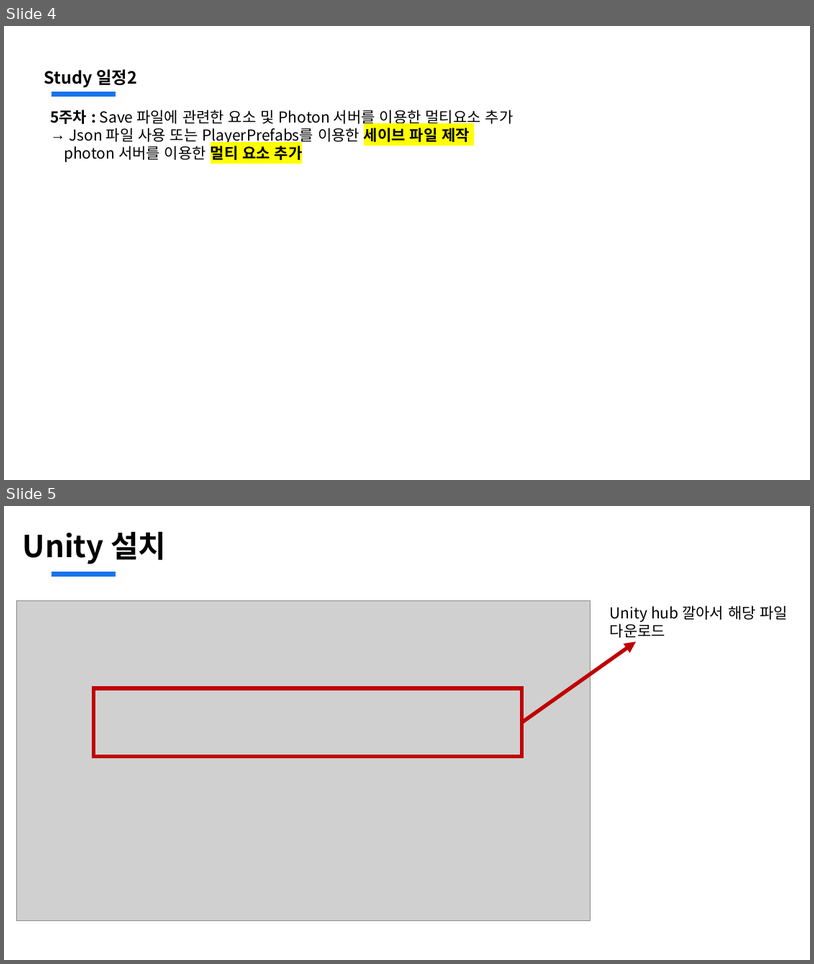
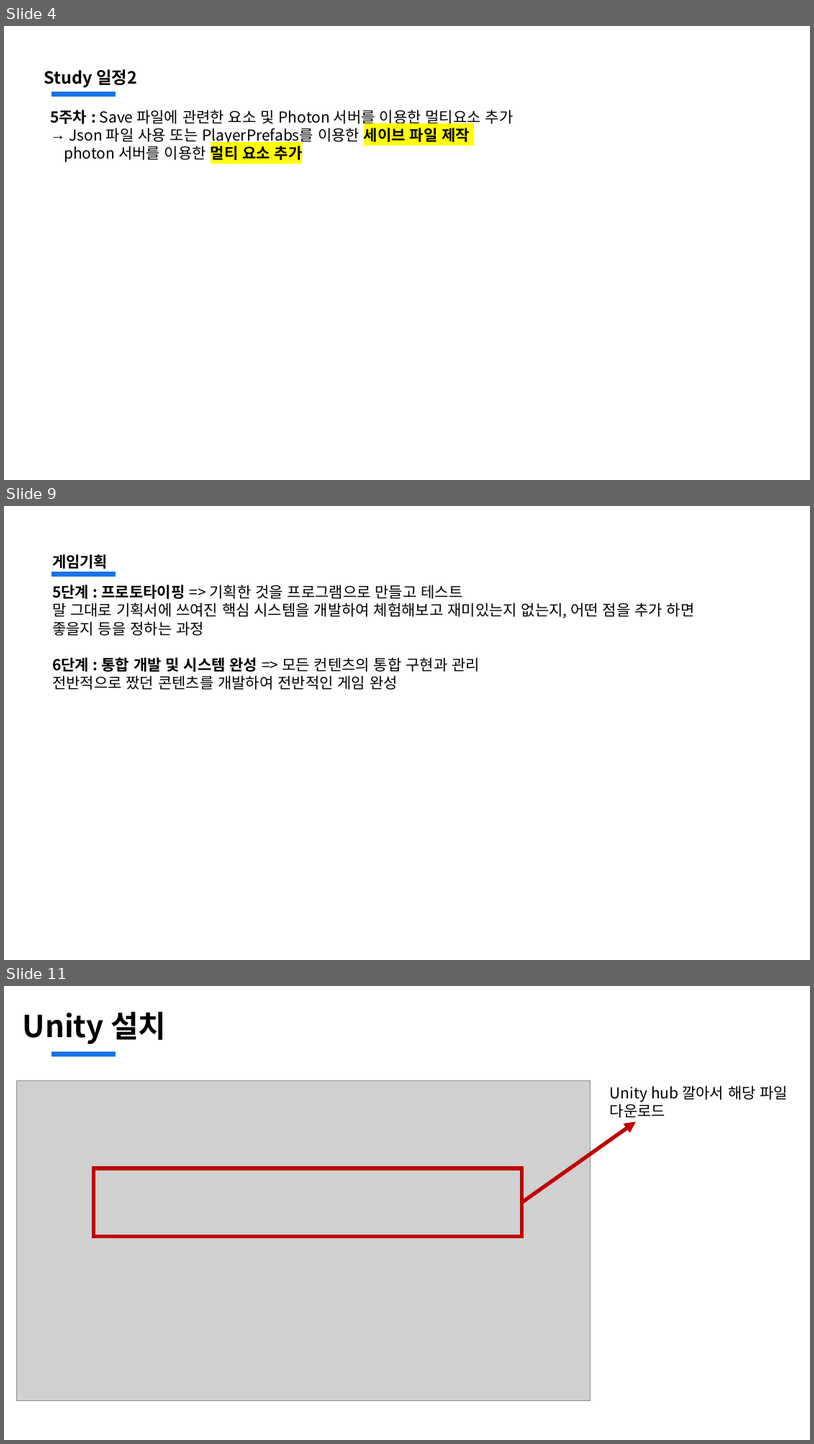
Before and after one commit to jsjin01/MJsec_Unity_Mentoring, a slide deck: MJsec_게임 개발 멘토링/MJsec_1주차.pptx. Shown one above the other, each under a label of ours: slides 4 and 5 before the commit, slides 4, 9 and 11 after it; the slides between them are not shown. The pictures are 814x964 and 814x1444 pixels, drawn with LibreOffice and Linux fonts; fonts in the diff are those of the drawing; grey boxes stand for pictures. Boxes give left, top, right and bottom in pixels: in the first picture for what was removed or moved away, otherwise in the second. Text is boxed around its words. In the diff, an @@ line names an element or a change of style, - is before the commit and + after.

```diff
--- a/MJsec_게임 개발 멘토링/MJsec_1주차.pptx
+++ b/MJsec_게임 개발 멘토링/MJsec_1주차.pptx
@@ slide 9 added at [4,506,810,960], background #FFFFFF; not listed: 1 template element that a slide beside it also shows @@
@@ text added at [52,554,108,569], 18 pt, text #000000, bold @@
+게임기획
@@ text added at [52,584,695,690], 18 pt, text #000000 @@
+5단계 : 프로토타이핑 => 기획한 것을 프로그램으로 만들고 테스트
+말 그대로 기획서에 쓰여진 핵심 시스템을 개발하여 체험해보고 재미있는지 없는지, 어떤 점을 추가 하면 좋을지 등을 정하는 과정
+6단계 : 통합 개발 및 시스템 완성 => 모든 컨텐츠의 통합 구현과 관리
+전반적으로 짰던 콘텐츠를 개발하여 전반적인 게임 완성
@@ what was slide 5 is now slide 11 @@
```
Also in this commit, not shown: 6 other slides added, 1 slide removed, 3 other files.
